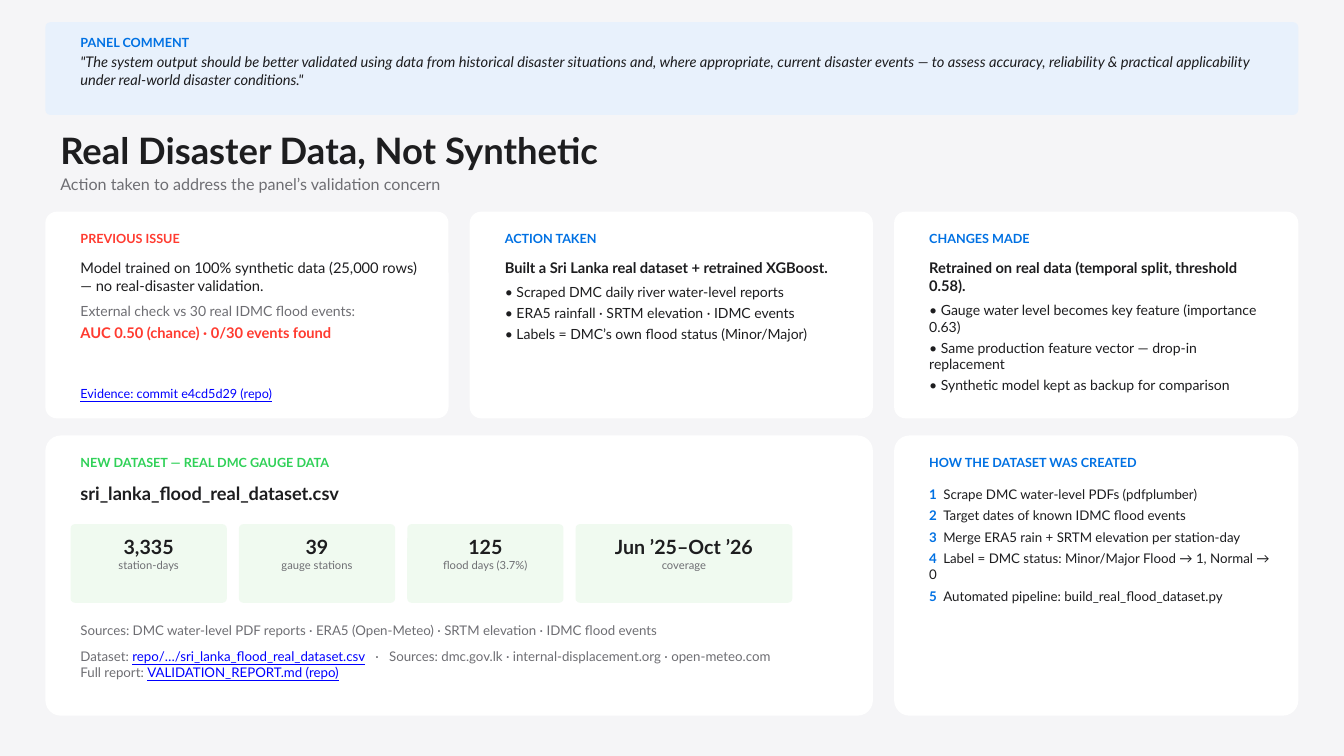
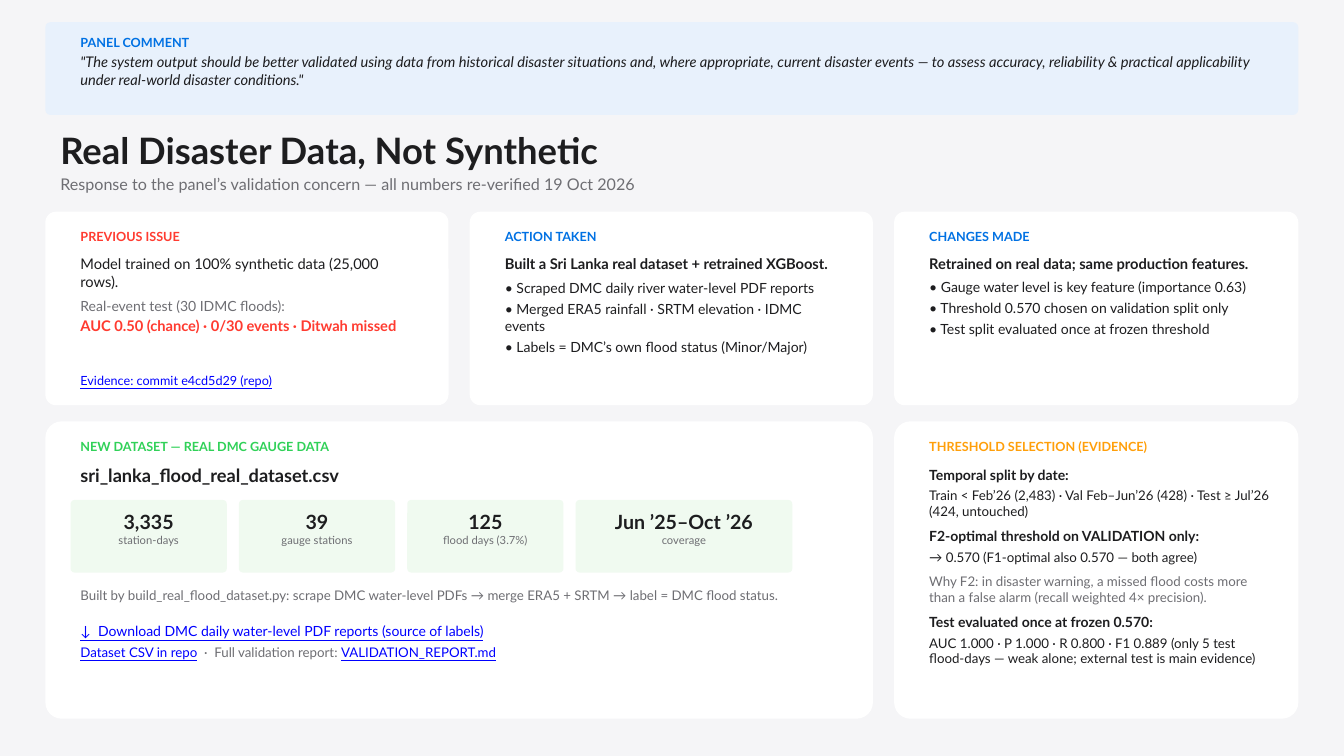
Before and after one commit to Suhansa-code/SmartCamp-IoT-AI-Framework, a slide deck: slide 1 of Panel_Validation_Response.pptx. Drawn at 1344x756 pixels with LibreOffice and Linux fonts; fonts in the diff are those of the drawing. Boxes give left, top, right and bottom in pixels: in the first picture for what was removed or moved away, otherwise in the second. Text is boxed around its words. In the diff, an @@ line names an element or a change of style, - is before the commit and + after.

Commit message:
Update real event validation metrics and retrain metrics for improved model evaluation
- Updated the `real_event_validation_metrics.json` with new generated timestamps, adjusted thresholds, and recalibrated metrics including accuracy, recall, and F1 scores.
- Enhanced the `retrain_real_metrics.json` to reflect changes in the training dataset, including a new temporal split for training, validation, and testing. Updated threshold selection methodology and metrics.
- Modified ROC curve images to reflect updated model performance.
- Adjusted the training script to implement a 3-way temporal split for validation and testing, ensuring the F2 threshold is selected based on validation data.
- Added functionality to compare predictions from the new model against the old synthetic model in the validation scripts.
- Updated validation scripts to include definitions for control datasets and improved error handling for metrics extraction.

```diff
--- a/Panel_Validation_Response.pptx
+++ b/Panel_Validation_Response.pptx
@@ text at [60,178,634,193]: text changed @@
-Action taken to address the panel’s validation concern
+Response to the panel’s validation concern — all numbers re-verified 19 Oct 2026
@@ rounded rectangle: place and size @@
-rounded rectangle at [45,212,449,418]
+rounded rectangle at [45,212,449,405]
@@ rounded rectangle: place and size @@
-rounded rectangle at [470,212,873,418]
+rounded rectangle at [470,212,873,405]
@@ rounded rectangle: place and size @@
-rounded rectangle at [894,212,1299,418]
+rounded rectangle at [894,212,1299,405]
@@ text at [80,258,396,333]: text changed @@
-Model trained on 100% synthetic data (25,000 rows) — no real-disaster validation.
-External check vs 30 real IDMC flood events:
-AUC 0.50 (chance) · 0/30 events found
+Model trained on 100% synthetic data (25,000 rows).
+Real-event test (30 IDMC floods):
+AUC 0.50 (chance) · 0/30 events · Ditwah missed
@@ text at [929,258,1249,337]: text changed @@
-Retrained on real data (temporal split, threshold 0.58).
-• Gauge water level becomes key feature (importance 0.63)
-• Same production feature vector — drop-in replacement
-• Synthetic model kept as backup for comparison
+Retrained on real data; same production features.
+• Gauge water level is key feature (importance 0.63)
+• Threshold 0.570 chosen on validation split only
+• Test split evaluated once at frozen threshold
@@ text at [505,282,814,331]: text changed @@
-• Scraped DMC daily river water-level reports
-• ERA5 rainfall · SRTM elevation · IDMC events
+• Scraped DMC daily river water-level PDF reports
+• Merged ERA5 rainfall · SRTM elevation · IDMC events
@@ text "Evidence: commit e4cd5d29 (repo)": place and size @@
-text "Evidence: commit e4cd5d29 (repo)" at [80,388,271,400]
+text "Evidence: commit e4cd5d29 (repo)" at [80,375,271,387]
@@ rounded rectangle: place and size @@
-rounded rectangle at [45,436,873,716]
+rounded rectangle at [45,421,873,719]
@@ text "NEW DATASET — REAL DMC ...": place and size @@
-text "NEW DATASET — REAL DMC ..." at [80,457,330,467]
+text "NEW DATASET — REAL DMC ..." at [80,441,330,451]
@@ rounded rectangle: place and size @@
-rounded rectangle at [894,436,1299,716]
+rounded rectangle at [894,421,1299,719]
@@ text at [929,441,1147,453]: text changed; text colour #0071E3 to #FF9F0A @@
-HOW THE DATASET WAS CREATED
+THRESHOLD SELECTION (EVIDENCE)
@@ text "sri_lanka_flood_real_dataset.csv": place and size @@
-text "sri_lanka_flood_real_dataset.csv" at [80,486,339,503]
+text "sri_lanka_flood_real_dataset.csv" at [80,468,339,485]
@@ text at [929,469,1269,666]: text changed @@
-1 Scrape DMC water-level PDFs (pdfplumber)
-2 Target dates of known IDMC flood events
-3 Merge ERA5 rain + SRTM elevation per station-day
-4 Label = DMC status: Minor/Major Flood → 1, Normal → 0
-5 Automated pipeline: build_real_flood_dataset.py
+Temporal split by date:
+Train < Feb’26 (2,483) · Val Feb–Jun’26 (428) · Test ≥ Jul’26 (424, untouched)
+F2-optimal threshold on VALIDATION only:
+→ 0.570 (F1-optimal also 0.570 — both agree)
+Why F2: in disaster warning, a missed flood costs more than a false alarm (recall weighted 4× precision).
+Test evaluated once at frozen 0.570:
+AUC 1.000 · P 1.000 · R 0.800 · F1 0.889 (only 5 test flood-days — weak alone; external test is main evidence)
@@ rounded rectangle: place and size @@
-rounded rectangle at [71,524,227,603]
+rounded rectangle at [71,500,227,573]
@@ text "3,335": place and size @@
-text "3,335" at [118,539,178,571]
+text "3,335" at [118,514,178,546]
@@ rounded rectangle: place and size @@
-rounded rectangle at [239,524,395,603]
+rounded rectangle at [239,500,395,573]
@@ text "39": place and size @@
-text "39" at [281,539,353,571]
+text "39" at [281,514,353,546]
@@ rounded rectangle: place and size @@
-rounded rectangle at [407,524,564,603]
+rounded rectangle at [407,500,564,573]
@@ text "125": place and size @@
-text "125" at [443,539,528,571]
+text "125" at [443,514,528,546]
@@ rounded rectangle: place and size @@
-rounded rectangle at [576,524,792,603]
+rounded rectangle at [576,500,792,573]
@@ text "Jun ’25–Oct ’26": place and size @@
-text "Jun ’25–Oct ’26" at [615,539,753,571]
+text "Jun ’25–Oct ’26" at [615,514,753,546]
@@ text at [80,590,778,603]: text changed @@
-Sources: DMC water-level PDF reports · ERA5 (Open-Meteo) · SRTM elevation · IDMC flood events
+Built by build_real_flood_dataset.py: scrape DMC water-level PDFs → merge ERA5 + SRTM → label = DMC flood status.
@@ text at [80,625,496,660]: text changed; text colour #6E6E73 to #0000FF @@
-Dataset: repo/…/sri_lanka_flood_real_dataset.csv · Sources: dmc.gov.lk · internal-displacement.org · open-meteo.com
-Full report: VALIDATION_REPORT.md (repo)
+↓ Download DMC daily water-level PDF reports (source of labels)
+Dataset CSV in repo · Full validation report: VALIDATION_REPORT.md
```
Also in this commit, not shown: 1 other slide changed, 18 other files.
